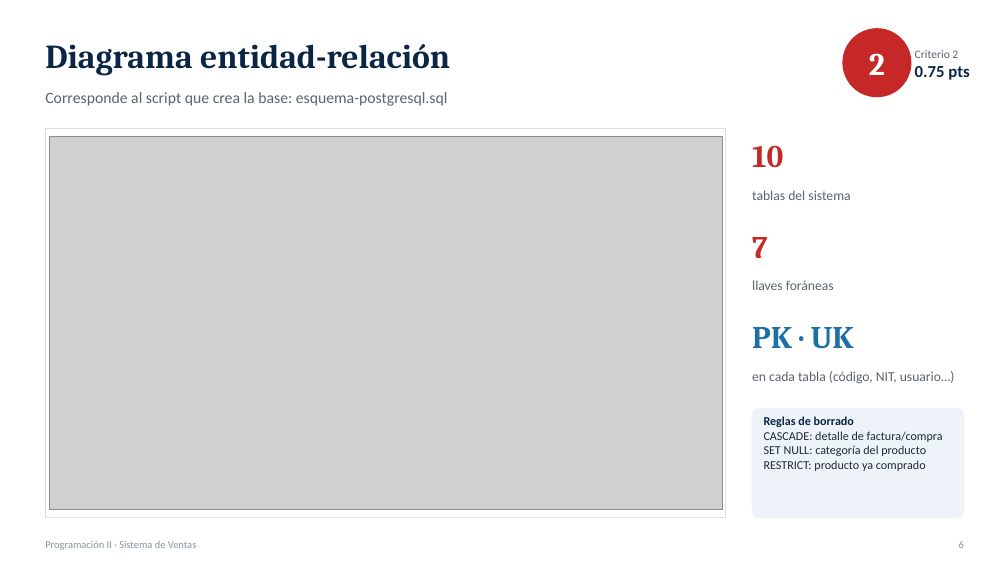
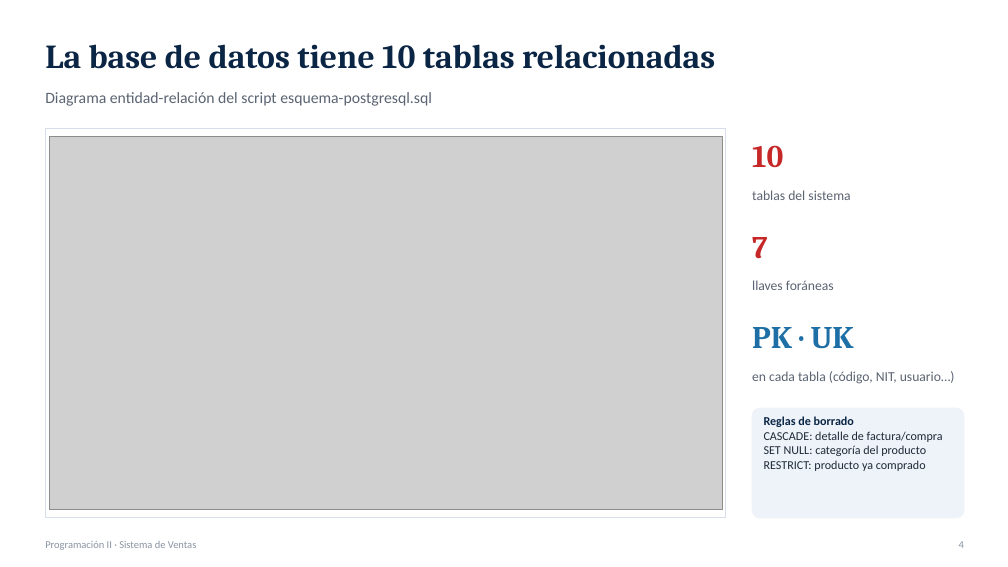
Before and after one commit to jzetinob/sistema-ventas, a slide deck: slide 4 of tareas/07-revision-avance-proyecto/presentacion-avance-sistema-ventas.pptx (slide 6 before the commit). Drawn at 1008x567 pixels with LibreOffice and Linux fonts; fonts in the diff are those of the drawing; grey boxes stand for pictures. Boxes give left, top, right and bottom in pixels: in the first picture for what was removed or moved away, otherwise in the second. Text is boxed around its words. In the diff, an @@ line names an element or a change of style, - is before the commit and + after.

```diff
--- a/tareas/07-revision-avance-proyecto/presentacion-avance-sistema-ventas.pptx
+++ b/tareas/07-revision-avance-proyecto/presentacion-avance-sistema-ventas.pptx
@@ ellipse removed at [843,29,911,97] @@
@@ text removed at [45,44,450,76] @@
-Diagrama entidad-relación
@@ text added at [45,44,715,69], 32 pt, text #0B2545, bold @@
+La base de datos tiene 10 tablas relacionadas
@@ text removed at [869,53,885,75] @@
-2
@@ text removed at [915,50,969,80] @@
-Criterio 2
-0.75 pts
@@ text at [45,92,432,106]: text changed @@
-Corresponde al script que crea la base: esquema-postgresql.sql
+Diagrama entidad-relación del script esquema-postgresql.sql
```
Also in this commit, not shown: 8 other slides changed, 6 slides removed, 2 other files.
